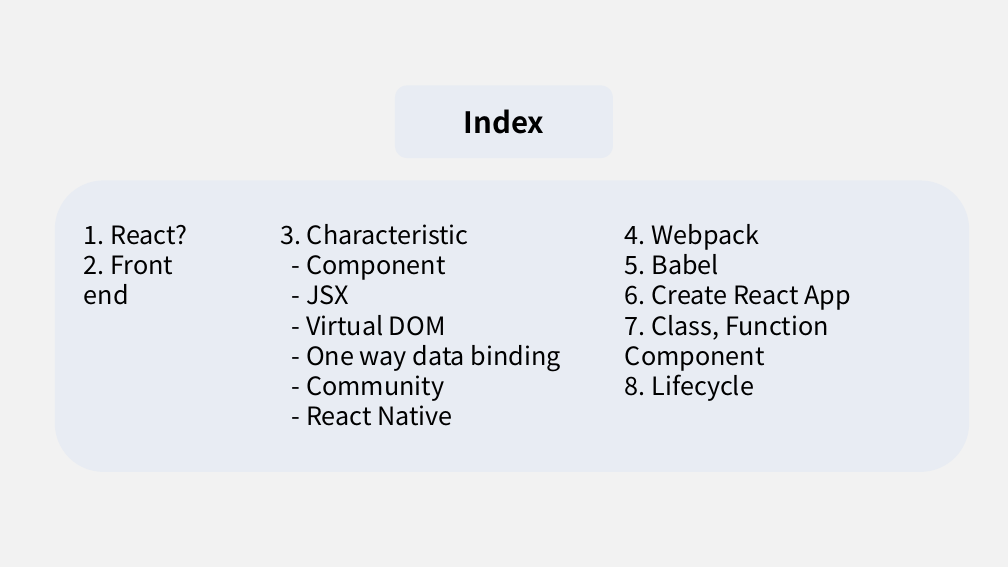
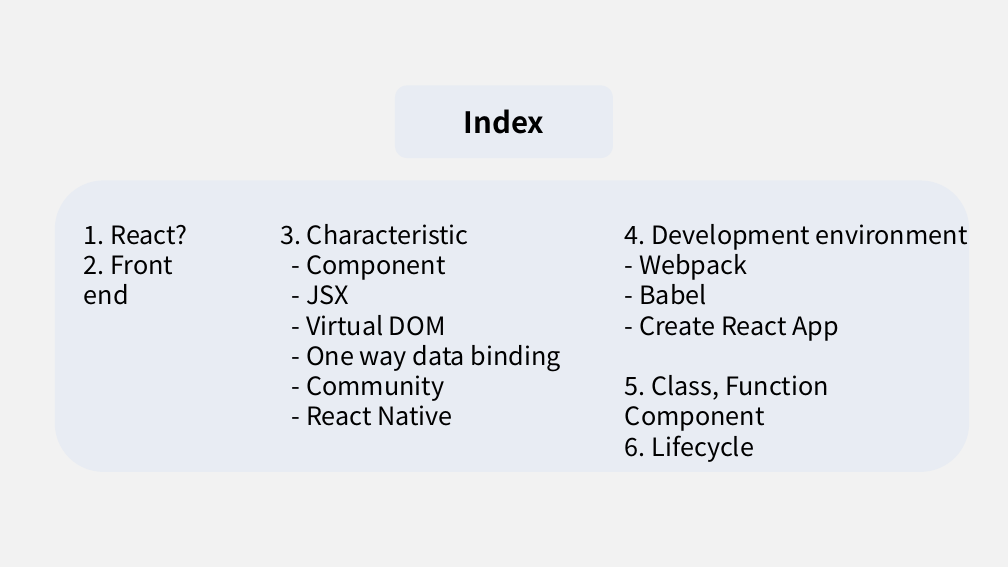
Before and after one commit to J3SUNG/Seminar, a slide deck: slide 2 of 210207_React.pptx. Drawn at 1008x567 pixels with LibreOffice and Linux fonts; fonts in the diff are those of the drawing. Boxes give left, top, right and bottom in pixels: in the first picture for what was removed or moved away, otherwise in the second. Text is boxed around its words. In the diff, an @@ line names an element or a change of style, - is before the commit and + after.

```diff
--- a/210207_React.pptx
+++ b/210207_React.pptx
@@ text at (625, 224, 968, 462): text changed @@
-4. Webpack
-5. Babel
-6. Create React App
-7. Class, Function Component
-8. Lifecycle
+4. Development environment
+- Webpack
+- Babel
+- Create React App
+5. Class, Function Component
+6. Lifecycle
```
Also in this commit, not shown: 4 other slides changed, 1 other file.
